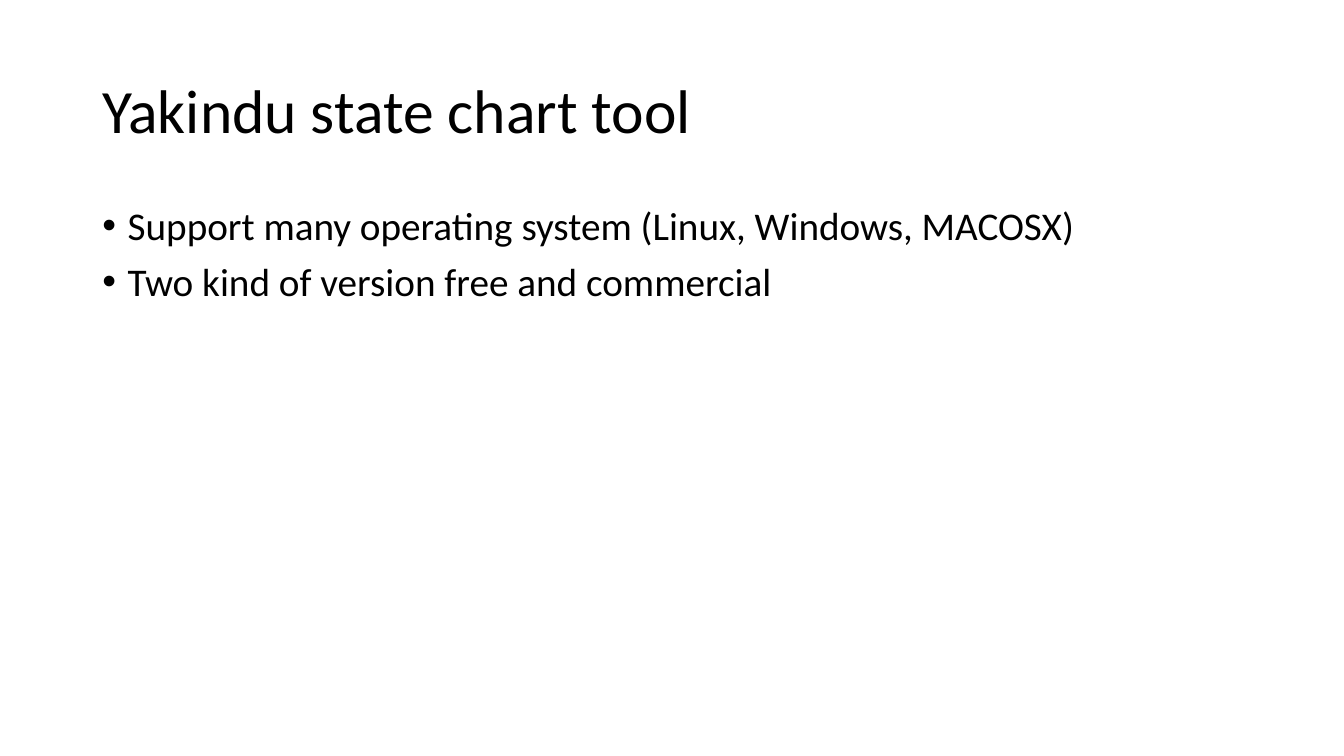
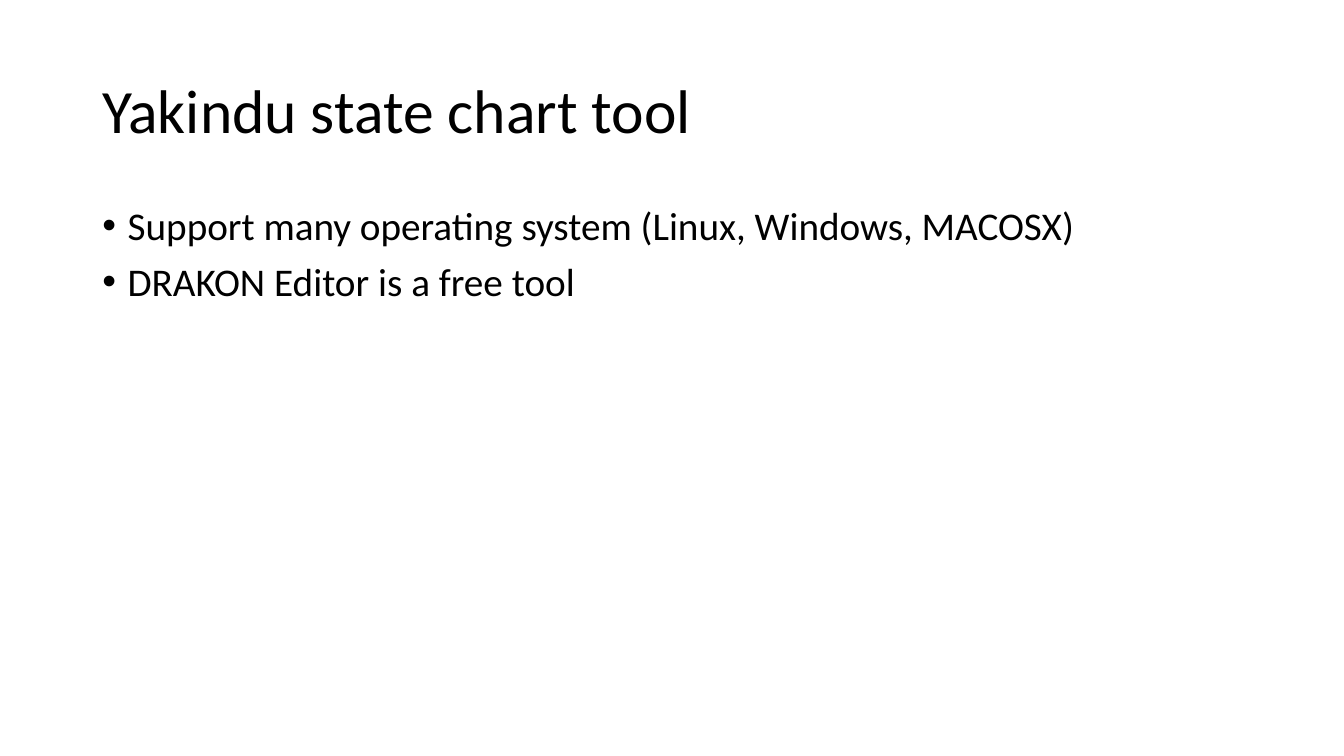
Before and after one commit to tearpolaris/Linux, a slide deck: slide 14 of QT CREATOR.pptx (slide 7 before the commit). Drawn at 1344x756 pixels with LibreOffice and Linux fonts; fonts in the diff are those of the drawing; background and template pictures are left out. Boxes give left, top, right and bottom in pixels: in the first picture for what was removed or moved away, otherwise in the second. Text is boxed around its words. In the diff, an @@ line names an element or a change of style, - is before the commit and + after.

```diff
--- a/QT CREATOR.pptx
+++ b/QT CREATOR.pptx
@@ text at <box>128,268,575,297</box>: text changed @@
-• Two kind of version free and commercial
+• DRAKON Editor is a free tool
```
Also in this commit, not shown: 10 slides added.
